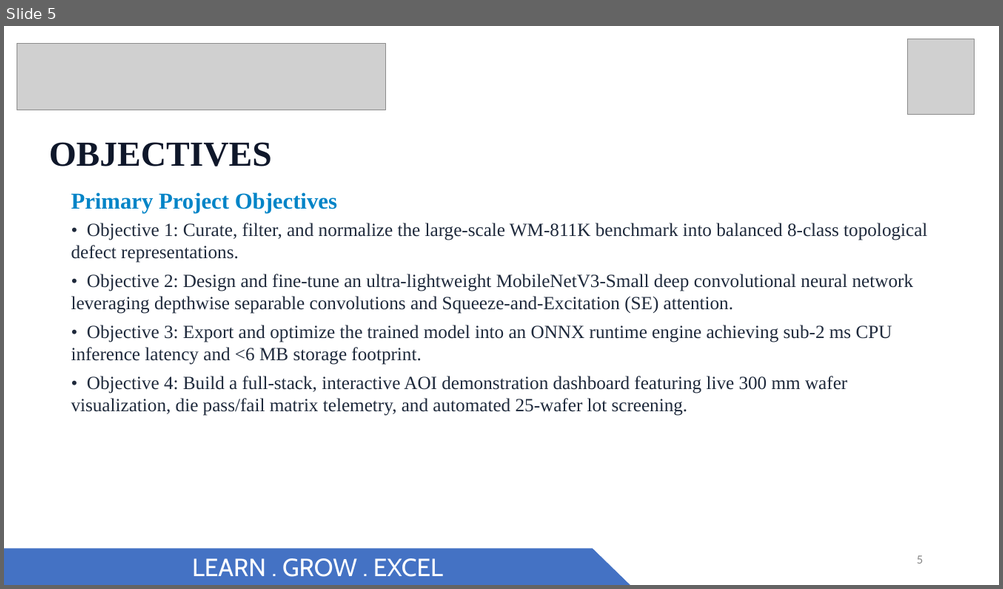
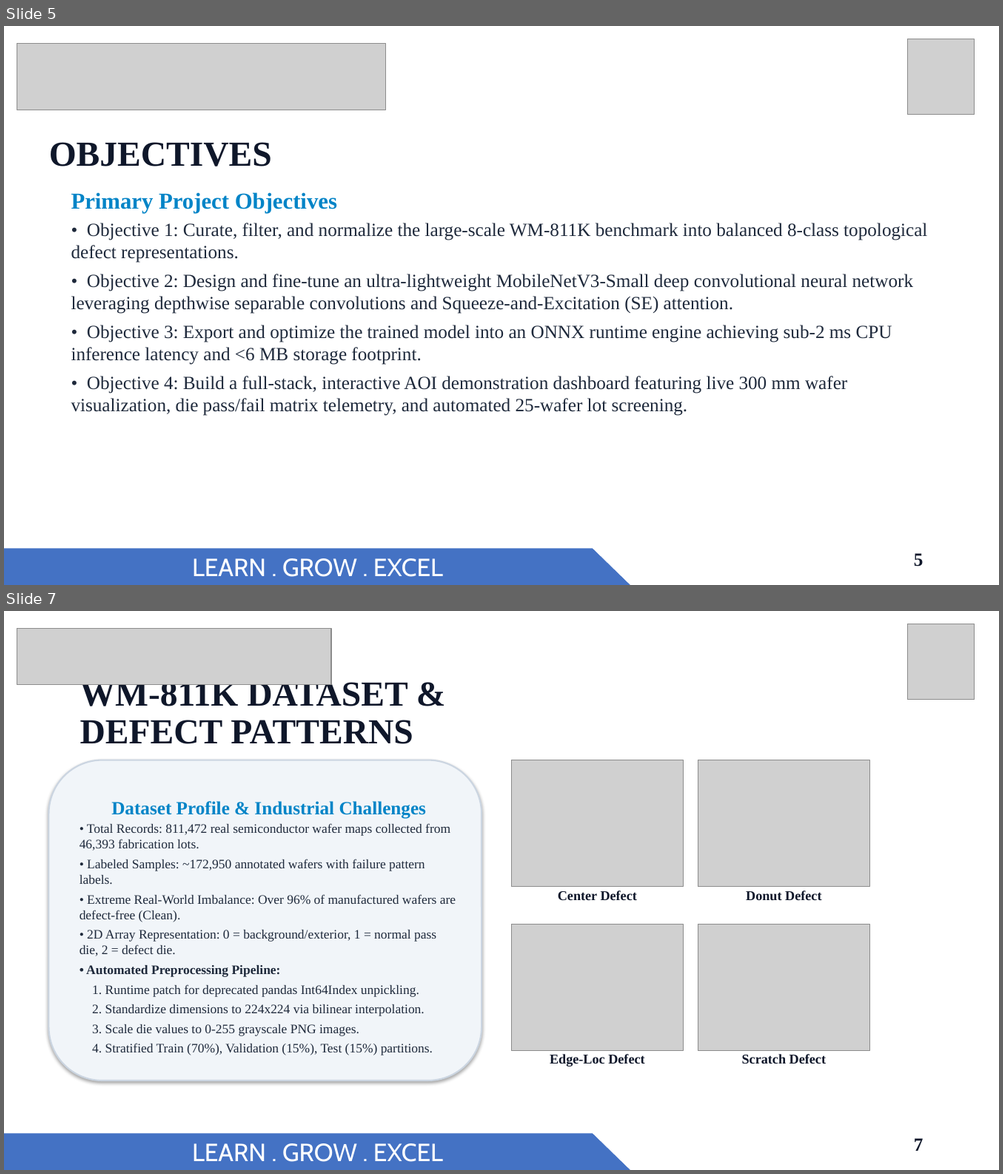
Before and after one commit to Ad1thh/semiconductor-defect-classification, a slide deck: Final_Review_Mini_Project_Semiconductor_Defects.pptx. Shown one above the other, each under a label of ours: slide 5 before the commit, slides 5 and 7 after it; the slides between them are not shown. The pictures are 1003x589 and 1003x1174 pixels, drawn with LibreOffice and Linux fonts; fonts in the diff are those of the drawing; grey boxes stand for pictures. Boxes give left, top, right and bottom in pixels: in the first picture for what was removed or moved away, otherwise in the second. Text is boxed around its words. In the diff, an @@ line names an element or a change of style, - is before the commit and + after.

```diff
--- a/Final_Review_Mini_Project_Semiconductor_Defects.pptx
+++ b/Final_Review_Mini_Project_Semiconductor_Defects.pptx
@@ slide 7 added at (4,611,999,1170), background #FFFFFF @@
@@ picture added at (17,628,331,685) @@
@@ picture added at (908,624,974,700) @@
@@ title added at (80,678,412,744), 34 pt, text #0F172A, bold @@
+WM-811K DATASET & DEFECT PATTERNS
@@ rounded rectangle added at (48,760,481,1081), fill #F1F5F9, outline #CBD5E1 1.5 pt, 12.5 pt, text #1E293B @@
+Dataset Profile & Industrial Challenges
+• Total Records: 811,472 real semiconductor wafer maps collected from 46,393 fabrication lots.
+• Labeled Samples: ~172,950 annotated wafers with failure pattern labels.
+• Extreme Real-World Imbalance: Over 96% of manufactured wafers are defect-free (Clean).
+• 2D Array Representation: 0 = background/exterior, 1 = normal pass die, 2 = defect die.
+• Automated Preprocessing Pipeline:
+1. Runtime patch for deprecated pandas Int64Index unpickling.
+2. Standardize dimensions to 224x224 via bilinear interpolation.
+3. Scale die values to 0-255 grayscale PNG images.
+4. Stratified Train (70%), Validation (15%), Test (15%) partitions.
@@ picture added at (512,760,683,887) @@
@@ picture added at (698,760,870,887) @@
@@ text added at (558,891,637,900), 13 pt, text #0F172A, bold @@
+Center Defect
@@ text added at (745,891,821,901), 13 pt, text #0F172A, bold @@
+Donut Defect
@@ picture added at (512,924,683,1051) @@
@@ picture added at (698,924,870,1051) @@
@@ text added at (549,1054,644,1067), 13 pt, text #0F172A, bold @@
+Edge-Loc Defect
@@ text added at (742,1054,825,1064), 13 pt, text #0F172A, bold @@
+Scratch Defect
@@ freeform shape added at (4,1134,631,1170), fill #4472C4, 24 pt, text #FFFFFF @@
+LEARN . GROW . EXCEL
@@ text added at (913,1139,923,1151), 18 pt, text #0F172A, bold @@
+7
@@ slide 5 changed as well @@
@@ text "5" at (913,554,923,567): size 12 to 18 pt, font Calibri to Times New Roman, text colour #888888 to #0F172A, bold on @@
```
Also in this commit, not shown: 8 other slides changed, 1 other slide added, 6 slides removed, 6 other files.
